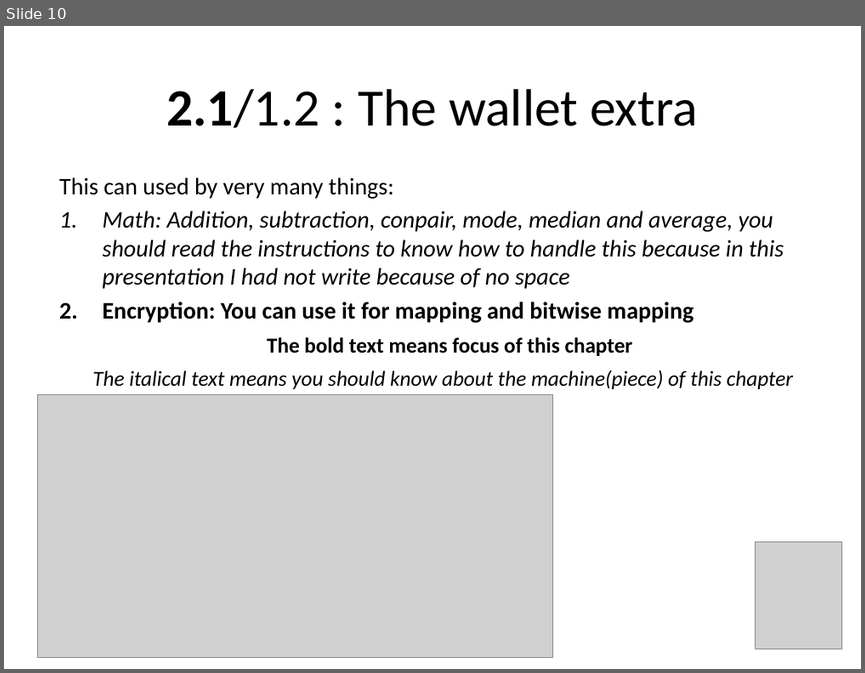
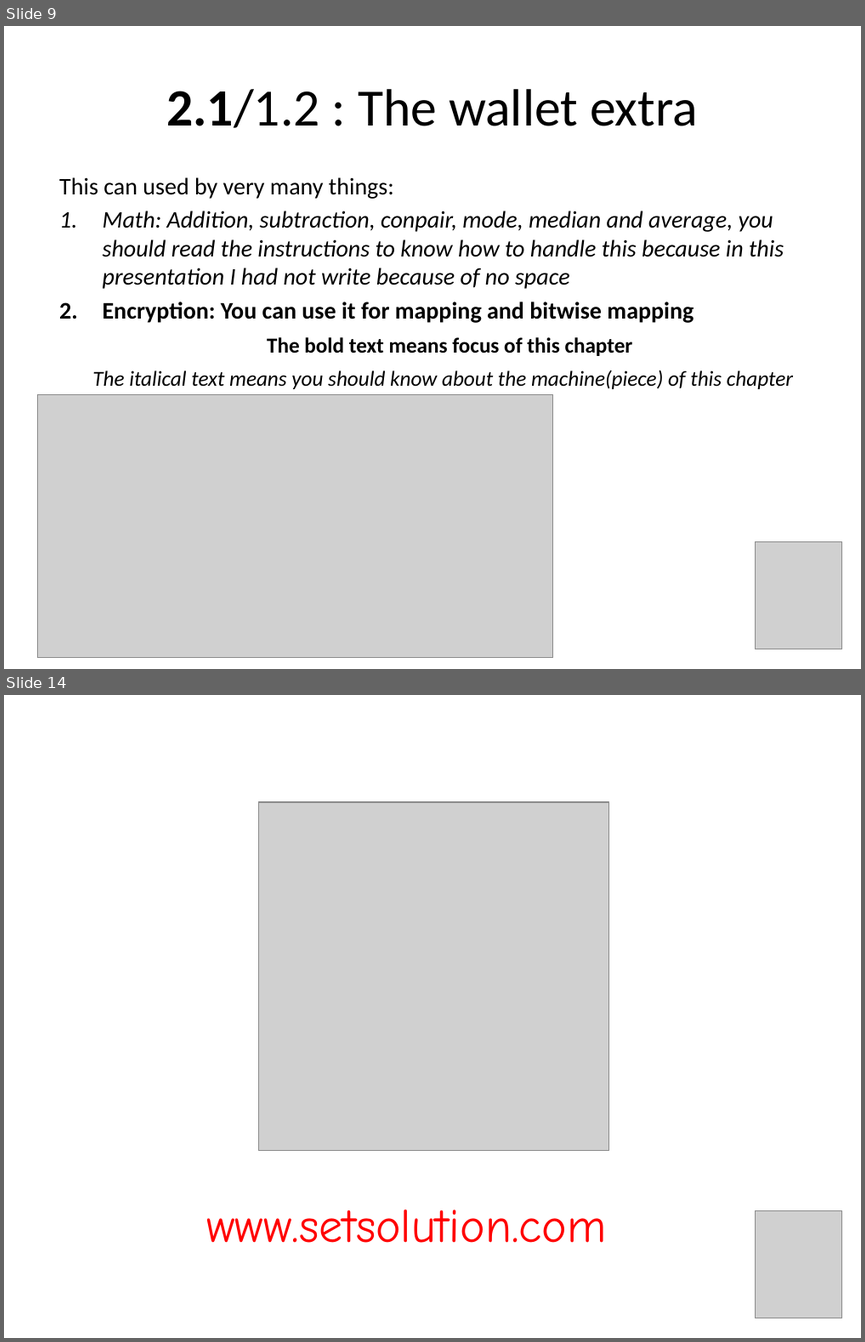
Before and after one commit to mo-mosverkstad/my_ideas, a slide deck: battery_free_computer/The_battery_free_computer.pptx. Shown one above the other, each under a label of ours: slide 10 before the commit, slides 9 and 14 after it; the slides between them are not shown. The pictures are 865x673 and 865x1342 pixels, drawn with LibreOffice and Linux fonts; fonts in the diff are those of the drawing; grey boxes stand for pictures. Boxes give left, top, right and bottom in pixels: in the first picture for what was removed or moved away, otherwise in the second. Text is boxed around its words. In the diff, an @@ line names an element or a change of style, - is before the commit and + after.

```diff
--- a/battery_free_computer/The_battery_free_computer.pptx
+++ b/battery_free_computer/The_battery_free_computer.pptx
@@ slide 14 added at (4,695,861,1338), background #FFFFFF @@
@@ picture added at (258,802,609,1150) @@
@@ text added at (206,1209,606,1242), 40 pt, text #FF0000 @@
+www.setsolution.com
@@ picture added at (755,1211,842,1318) @@
@@ what was slide 10 is now slide 9 @@
```
Also in this commit, not shown: 8 slides changed, 2 other slides added, 4 slides removed.
